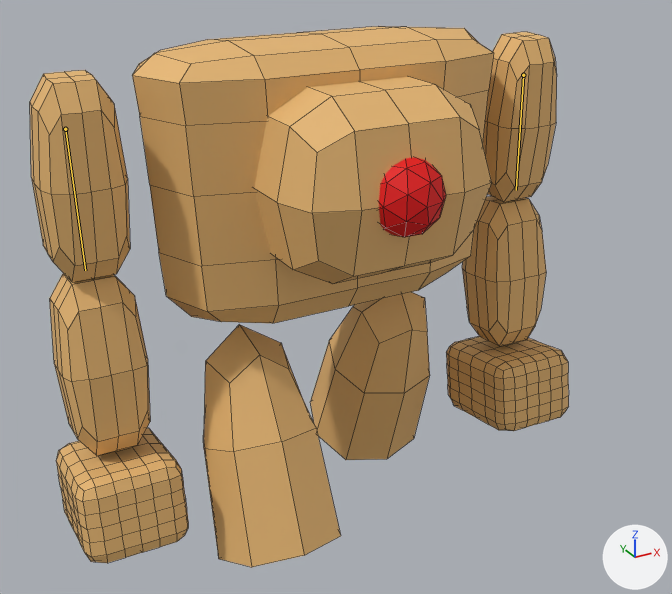
The FBX model AsyncTD/Assets/Models/thingolem.fbx, before and after one commit.
The view is the same before and after, from a 50 mm lens placed at (-10.6, -20.02, 15.85), pointed at (0.05, -0.66, 6.17). Lighting does not change. The marker at lower right points along +X, +Y and +Z. Both versions are drawn at frame 16 of the action 'Armature.001|walk in place'; the numbers are the values there. The bones that change are drawn over the model as lines. Mesh edges are drawn as thin lines.

The first picture shows 'chest', 'eye'.
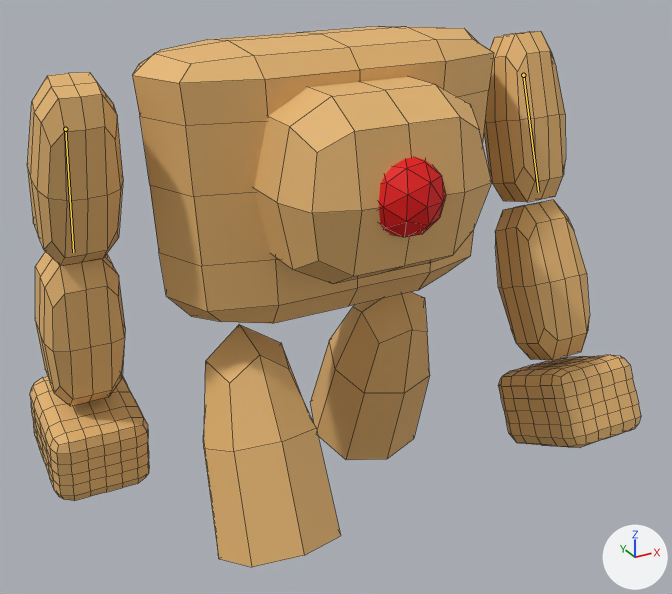
What the commit changed:
Bone 'arm.L' (bone_arm_l) turns from (0, 0, 0) to (-4, -1, -16) degrees about its own x, y and z.
Bone 'arm.R' (bone_arm_r) turns from (0, 0, 0) to (5, -1, 18) degrees about its own x, y and z.

Changed parts and their boxes (x1, y1, x2, y2) in the pictures (672 x 594 px):
'chest', posed (14% wider): before (30, 26, 569, 567); after (27, 26, 641, 567)
bone 'arm.L', root to tip: before (523, 75) to (516, 190); after (523, 75) to (538, 192)
bone 'arm.R', root to tip: before (65, 129) to (85, 270); after (65, 129) to (73, 252)
